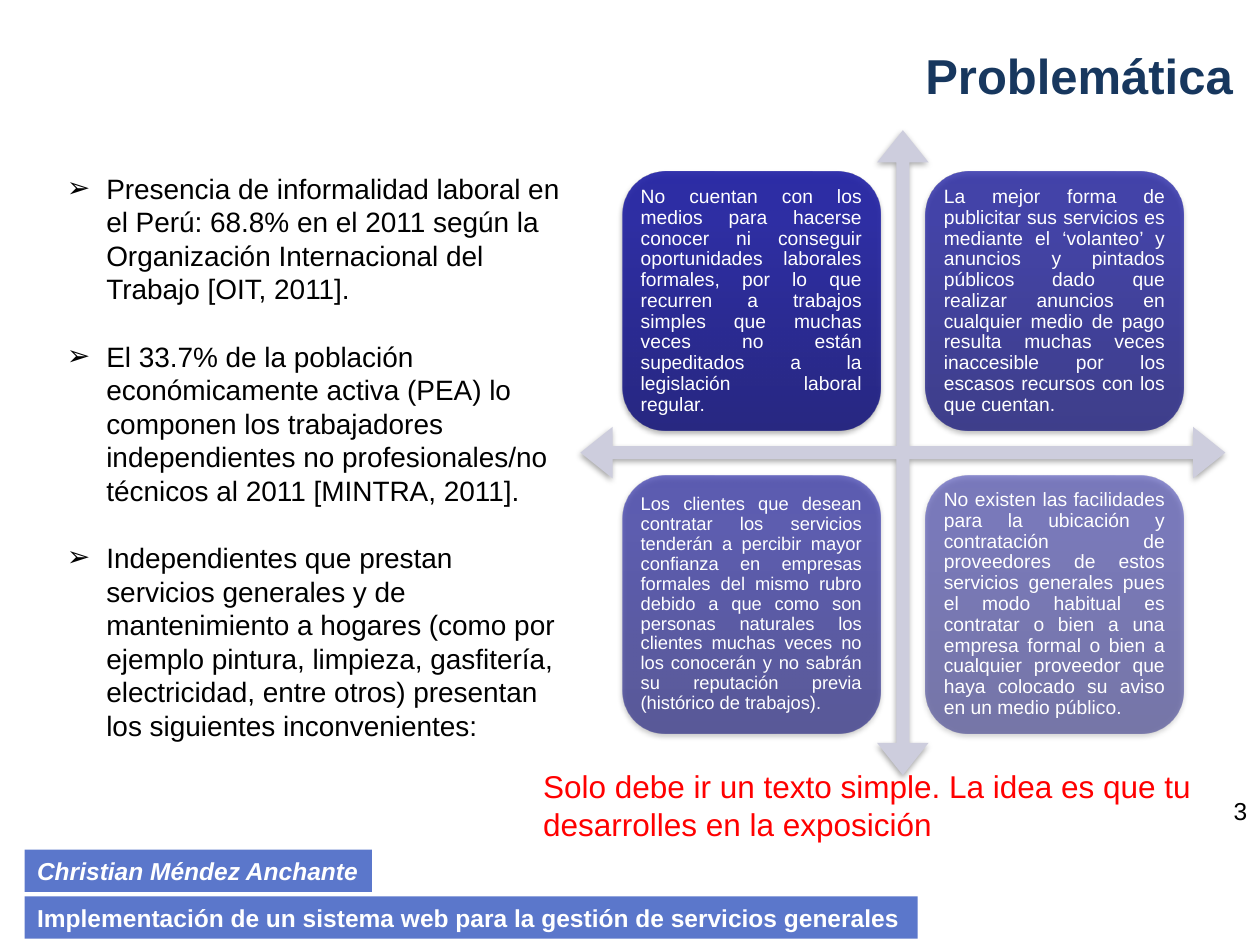
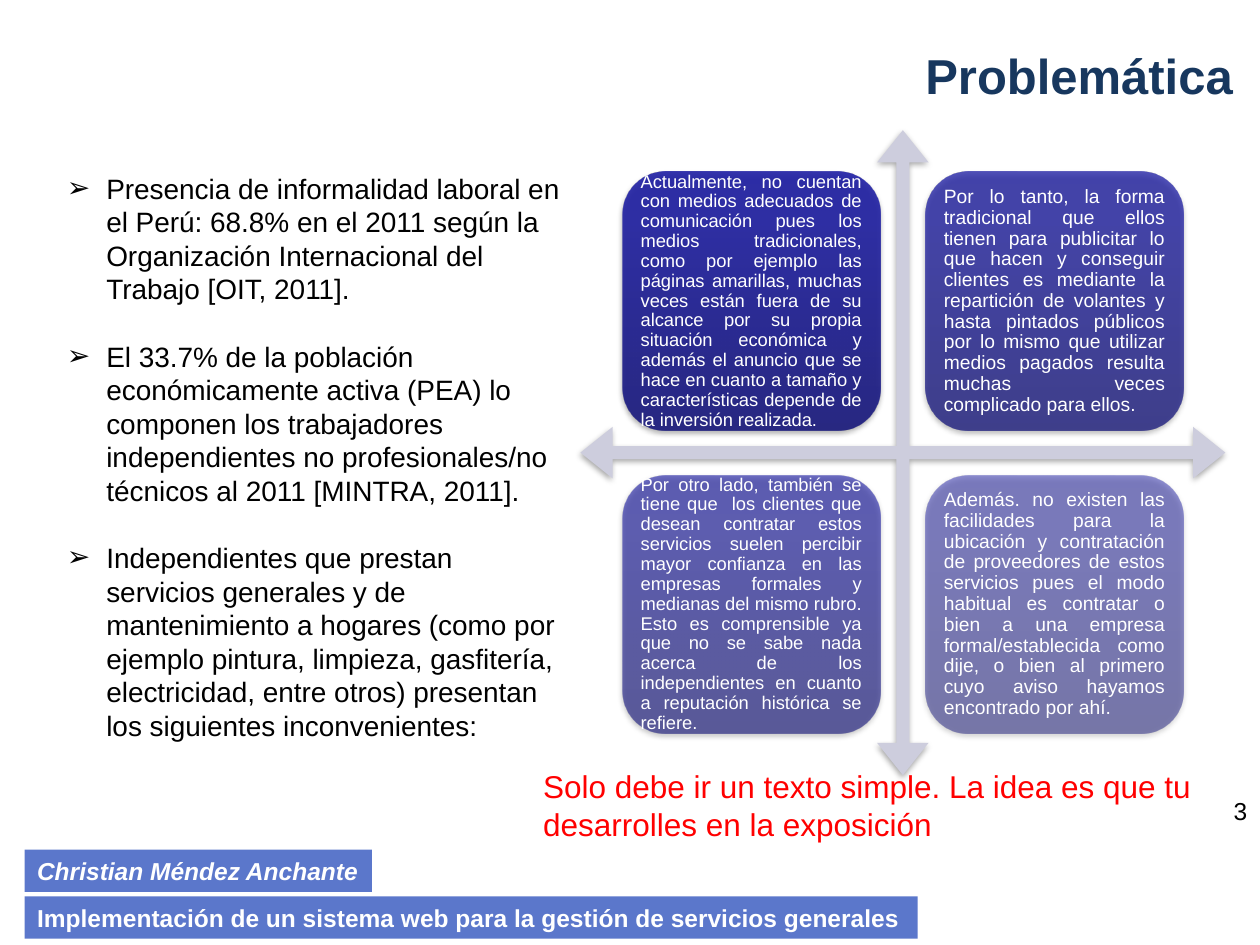
Before and after one commit to cmendez/tesis-mendez-pucp, a slide deck: slide 3 of Documentación/Presentaciones PPT/Tesis 1 - Mendez Sustentación v1.pptx. Drawn at 1260x945 pixels with LibreOffice and Linux fonts; fonts in the diff are those of the drawing; background and template pictures are left out. Boxes give left, top, right and bottom in pixels: in the first picture for what was removed or moved away, otherwise in the second. Text is boxed around its words. In the diff, an @@ line names an element or a change of style, - is before the commit and + after.

```diff
--- a/Documentación/Presentaciones PPT/Tesis 1 - Mendez Sustentación v1.pptx
+++ b/Documentación/Presentaciones PPT/Tesis 1 - Mendez Sustentación v1.pptx
@@ text at <box>641,173,862,430</box>: text changed; size 11 to 10.5 pt @@
-No cuentan con los medios para hacerse conocer ni conseguir oportunidades laborales formales, por lo que recurren a trabajos simples que muchas veces no están supeditados a la legislación laboral regular.
+Actualmente, no cuentan con medios adecuados de comunicación pues los medios tradicionales, como por ejemplo las páginas amarillas, muchas veces están fuera de su alcance por su propia situación económica y además el anuncio que se hace en cuanto a tamaño y características depende de la inversión realizada.
@@ text at <box>944,189,1165,415</box>: text changed @@
-La mejor forma de publicitar sus servicios es mediante el ‘volanteo’ y anuncios y pintados públicos dado que realizar anuncios en cualquier medio de pago resulta muchas veces inaccesible por los escasos recursos con los que cuentan.
+Por lo tanto, la forma tradicional que ellos tienen para publicitar lo que hacen y conseguir clientes es mediante la repartición de volantes y hasta pintados públicos por lo mismo que utilizar medios pagados resulta muchas veces complicado para ellos.
@@ text at <box>641,477,862,733</box>: text changed @@
-Los clientes que desean contratar los servicios tenderán a percibir mayor confianza en empresas formales del mismo rubro debido a que como son personas naturales los clientes muchas veces no los conocerán y no sabrán su reputación previa (histórico de trabajos).
+Por otro lado, también se tiene que los clientes que desean contratar estos servicios suelen percibir mayor confianza en las empresas formales y medianas del mismo rubro. Esto es comprensible ya que no se sabe nada acerca de los independientes en cuanto a reputación histórica se refiere.
@@ text at <box>944,492,1165,718</box>: text changed @@
-No existen las facilidades para la ubicación y contratación de proveedores de estos servicios generales pues el modo habitual es contratar o bien a una empresa formal o bien a cualquier proveedor que haya colocado su aviso en un medio público.
+Además. no existen las facilidades para la ubicación y contratación de proveedores de estos servicios pues el modo habitual es contratar o bien a una empresa formal/establecida como dije, o bien al primero cuyo aviso hayamos encontrado por ahí.
```
Also in this commit, not shown: 1 other slide changed, 42 other files.
